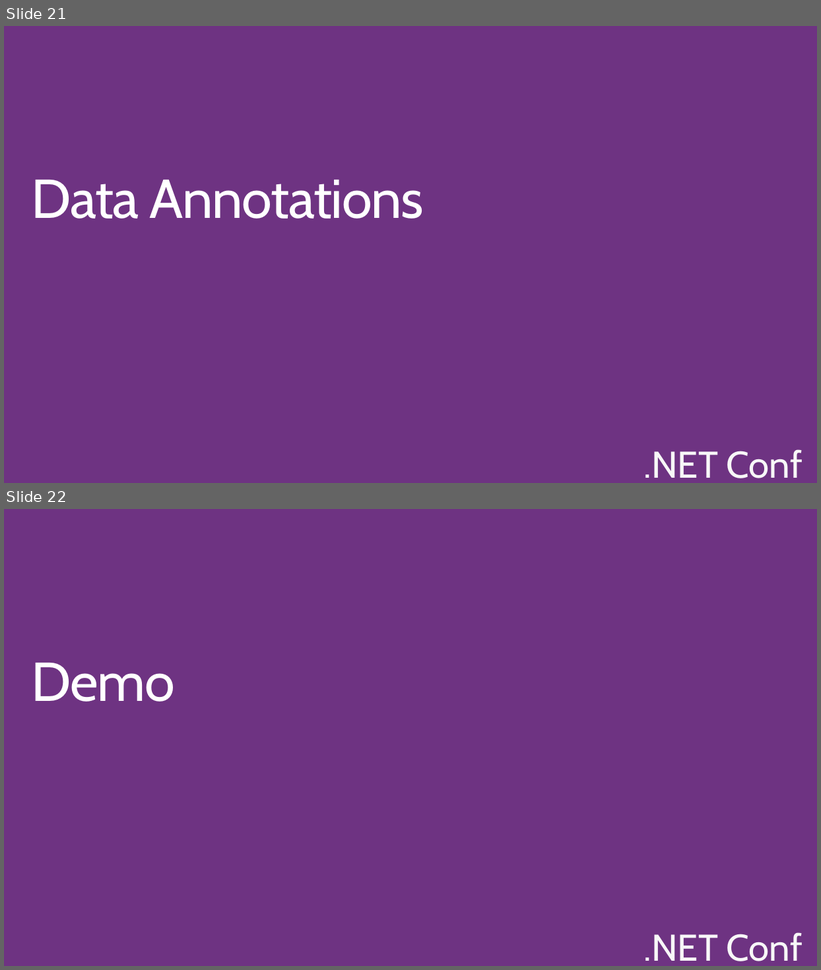
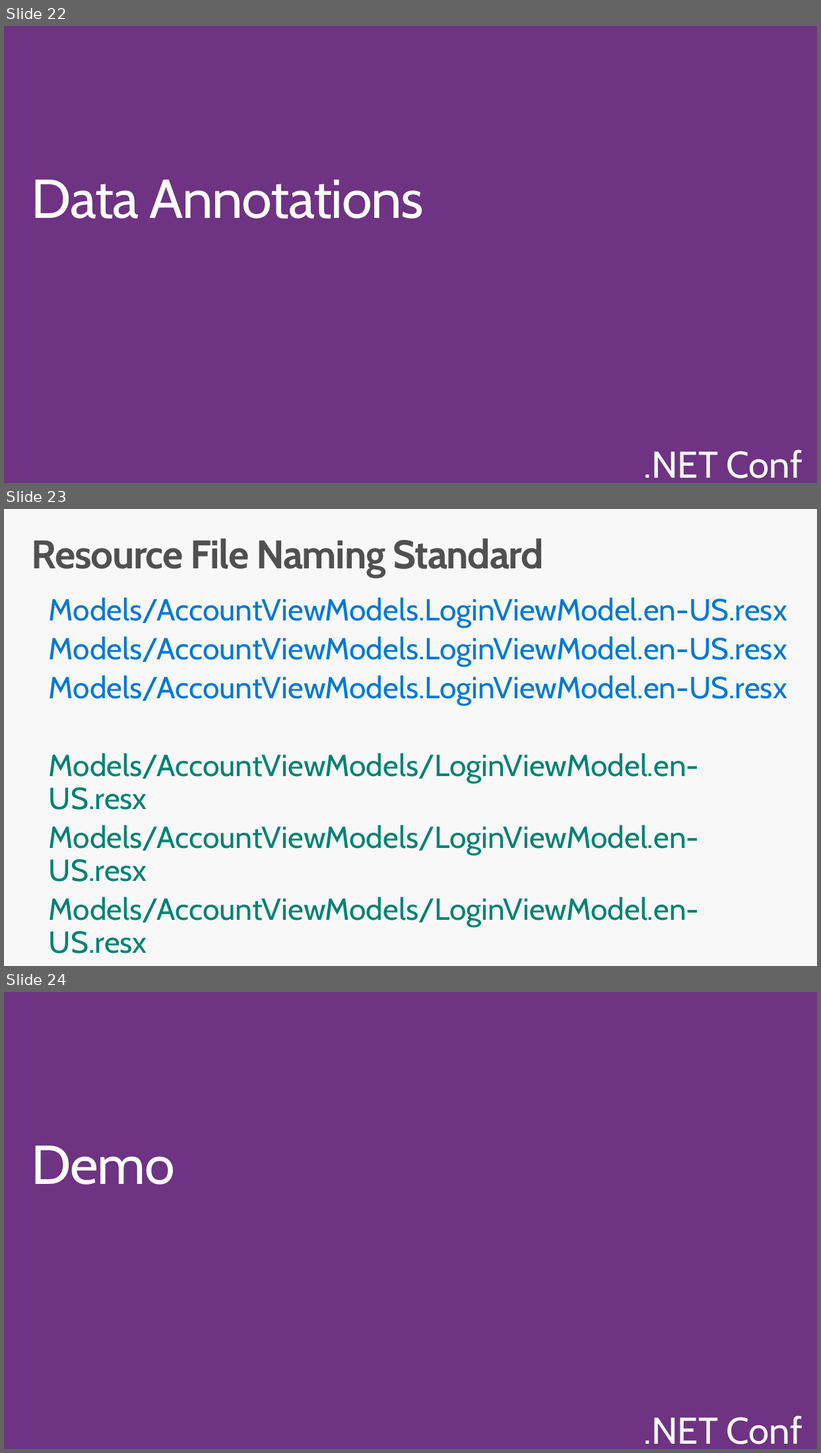
Before and after one commit to BionStt/DotNetConf2017_i18n, a slide deck: DotNetConf-Developing ASPNET Core MVC Apps for International Users.pptx. Shown one above the other, each under a label of ours: slides 21 and 22 before the commit, slides 22, 23 and 24 after it. The pictures are 821x970 and 821x1453 pixels, drawn with LibreOffice and Linux fonts; fonts in the diff are those of the drawing; background and template pictures are left out. Boxes give left, top, right and bottom in pixels: in the first picture for what was removed or moved away, otherwise in the second. Text is boxed around its words. In the diff, an @@ line names an element or a change of style, - is before the commit and + after.

```diff
--- a/DotNetConf-Developing ASPNET Core MVC Apps for International Users.pptx
+++ b/DotNetConf-Developing ASPNET Core MVC Apps for International Users.pptx
@@ slide 23 added at (x1=4, y1=509, x2=817, y2=966), background #F8F8F8; not listed: 1 template element that a slide beside it also shows @@
@@ title added at (x1=32, y1=538, x2=545, y2=577), 47 pt, text #505050, bold @@
+Resource File Naming Standard
@@ text added at (x1=49, y1=597, x2=787, y2=954), 36 pt, text #0078D7 @@
+Models/AccountViewModels.LoginViewModel.en-US.resx
+Models/AccountViewModels.LoginViewModel.en-US.resx
+Models/AccountViewModels.LoginViewModel.en-US.resx
+Models/AccountViewModels/LoginViewModel.en-US.resx
+Models/AccountViewModels/LoginViewModel.en-US.resx
+Models/AccountViewModels/LoginViewModel.en-US.resx
@@ what was slide 21 is now slide 22 @@
@@ what was slide 22 is now slide 24 @@
```
Also in this commit, not shown: 1 slide changed, 1 other slide added, 2 slides removed.
